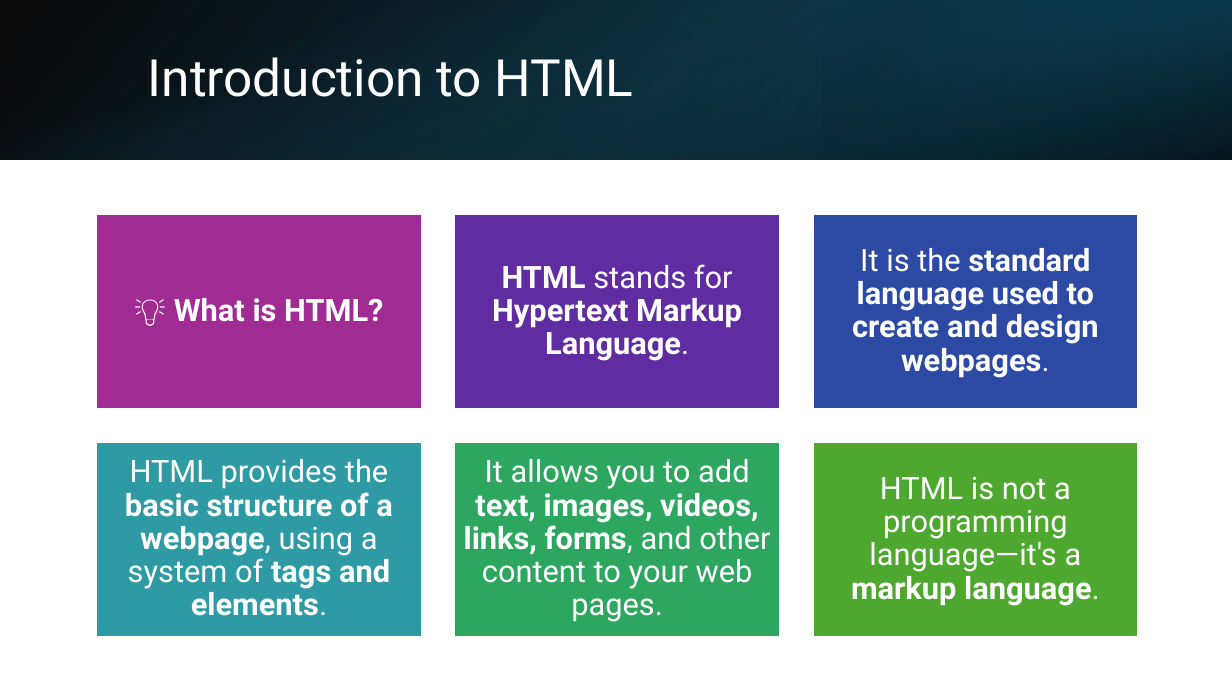
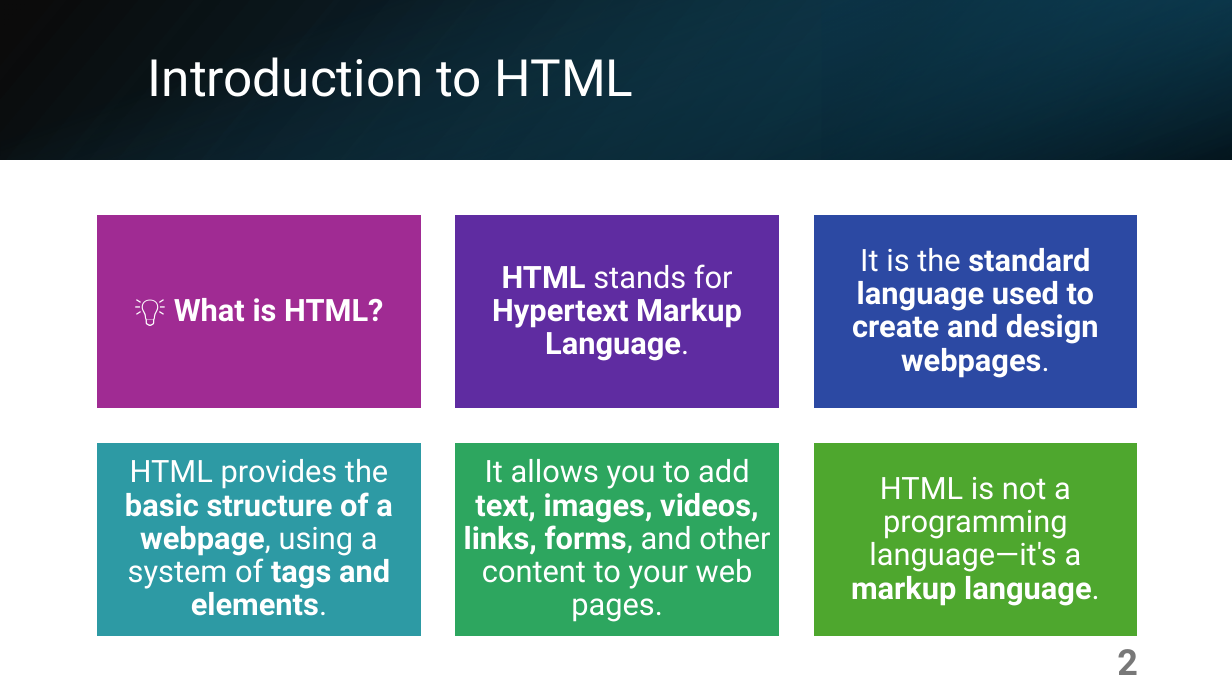
Before and after one commit to mahadi-21/Web-Development, a slide deck: slide 2 of HTML.pptx. Drawn at 1232x693 pixels with LibreOffice and Linux fonts; fonts in the diff are those of the drawing. Boxes give left, top, right and bottom in pixels: in the first picture for what was removed or moved away, otherwise in the second. Text is boxed around its words. In the diff, an @@ line names an element or a change of style, - is before the commit and + after.

Commit message:
HTML page number update

```diff
--- a/HTML.pptx
+++ b/HTML.pptx
@@ page number added at bbox=[1117, 649, 1138, 675], 28 pt, text #797979, bold @@
+2
```
Also in this commit, not shown: 13 other slides changed, 1 slide removed.
